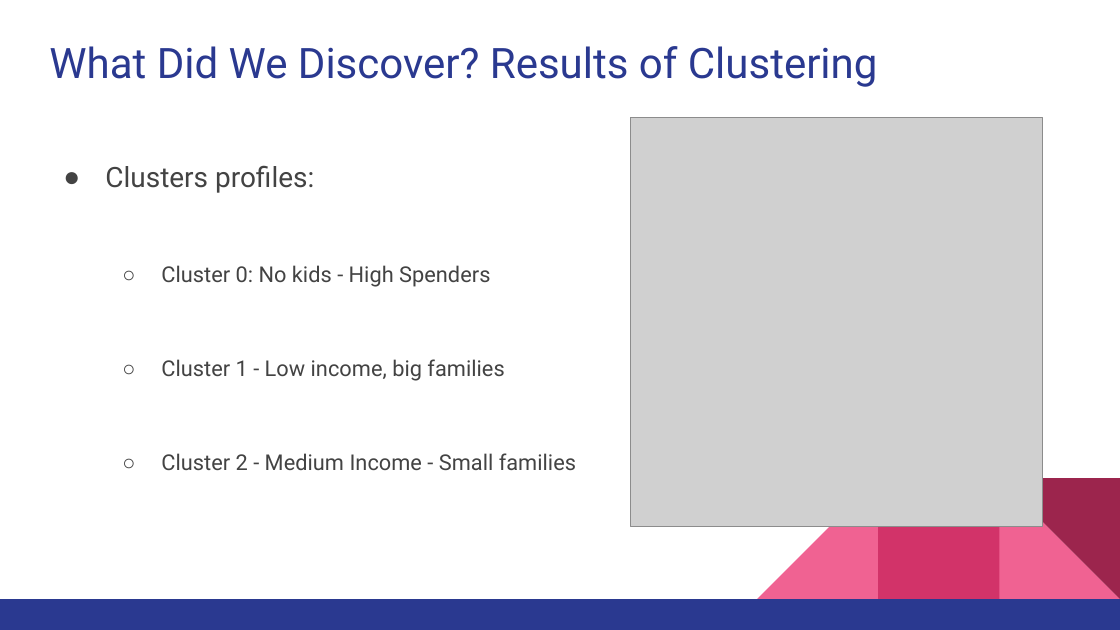
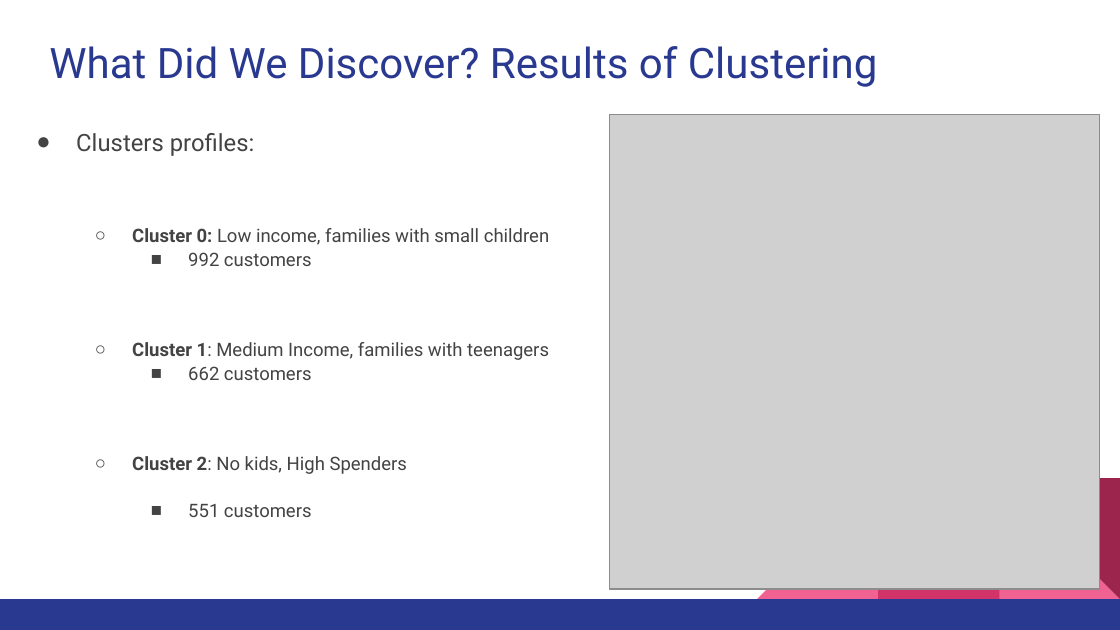
Before and after one commit to mariakopsacheili/Machine-Learning-Second-Project-Clustering, a slide deck: slide 9 of 5 .Presentation/Presentation.pptx. Drawn at 1120x630 pixels with LibreOffice and Linux fonts; fonts in the diff are those of the drawing; grey boxes stand for pictures. Boxes give left, top, right and bottom in pixels: in the first picture for what was removed or moved away, otherwise in the second. Text is boxed around its words. In the diff, an @@ line names an element or a change of style, - is before the commit and + after.

```diff
--- a/5 .Presentation/Presentation.pptx
+++ b/5 .Presentation/Presentation.pptx
@@ picture: place and size @@
-picture at <box>631,118,1043,526</box>
+picture at <box>609,114,1100,589</box>
@@ text added at <box>76,133,549,517</box>, 11.9 pt, text #434343 @@
+● Clusters profiles:
+  ○ Cluster 0: Low income, families with small children
+    ■ 992 customers
+  ○ Cluster 1: Medium Income, families with teenagers
+    ■ 662 customers
+  ○ Cluster 2: No kids, High Spenders
+    ■ 551 customers
@@ text removed at <box>105,165,576,470</box> @@
-● Clusters profiles:
-  ○ Cluster 0: No kids - High Spenders
-  ○ Cluster 1 - Low income, big families
-  ○ Cluster 2 - Medium Income - Small families
```
Also in this commit, not shown: 8 other slides changed, 1 slide added, 3 other files.
